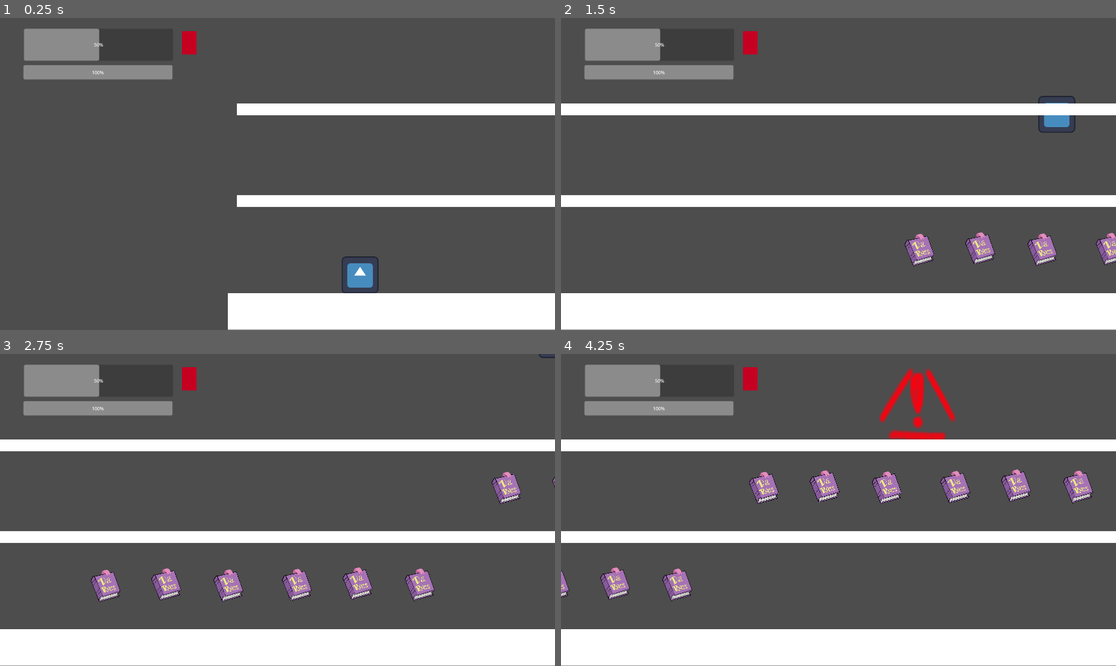
Above: before the commit, frames 1-4 (two rows, left to right).
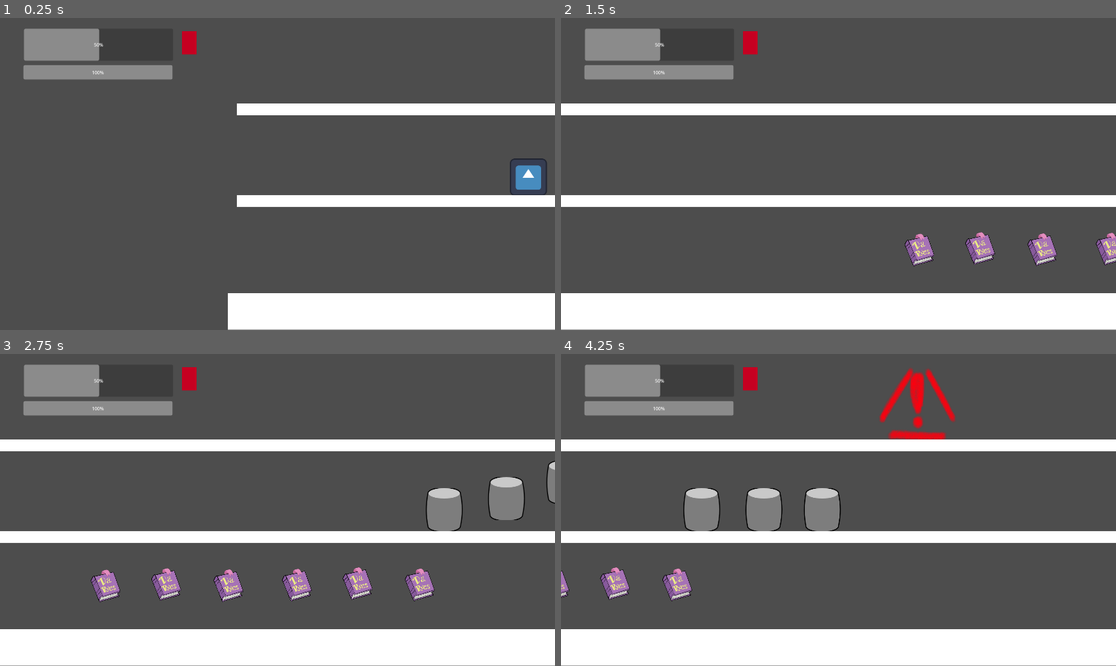
Above: after the commit, the same moments.

Repository: Jam-n-Bees/HITL-Prototype---Blue-Donut
Game: Godot game, scene res://Remake/remake_test.tscn
Same seed, same stepped clock (60 frames per second), same inputs: the game is played once before the commit and once after it. The engine's default icon, where the game draws it, is replaced by a stand-in: a white triangle on a blue panel in a dark square. Sound files missing from this copy of the repository are replaced by a short silence.
Inputs:
- Up to frame 1 (0.25 s): no input
- Up to frame 2 (1.5 s): hold Space (Space) 0.53-1.28 s; hold D (Right) from 0.53 s (still down); tap W (Up) at 0.77 s; tap Space (Space) at 1.35 s
- Up to frame 3 (2.75 s): tap W (Up) at 1.52 s; release D (Right) at 2.03 s; hold A (Left) from 2.03 s (still down); hold Space (Space) from 2.03 s (still down)
- Up to frame 4 (4.25 s): release A (Left) at 2.78 s; release Space (Space) at 2.78 s; hold D (Right) from 2.78 s (still down); tap Space (Space) at 2.85 s; tap W (Up) at 3.02, 3.77 s; hold Space (Space) from 3.53 s (still down)

The runs differ from the first frame. In frame 1, 0.9% of the frame differs, in the area x 61-99%, y 44-89%; in frame 2, 0.3%; in frame 3, 1.9%; in frame 4, 4.4%, in the area x 22-96%, y 36-57%.

Commit message:
Barrel Impact Mechanics
Barrels now work with the player's dash attack.
Additionally, upon slamming into a barrel, the player has their current speed set to the minimum, a minor knockback effect that stacks if hitting multiple barrels in quick succession, and a new "acceleration multiplier" to slow down how fast the player can recover from hitting breakables.

Diff:
--- a/Remake/component_lib_scripts/syncronised_shuffle.gd
+++ b/Remake/component_lib_scripts/syncronised_shuffle.gd
@@ -25,7 +25,7 @@
 	get_parent().velocity.x = level_data_r.base_velocity + player_modifier
 
 	if !moving && player_modifier != 0 && !dashing:
-		player_modifier = move_toward(player_modifier, 0, 40)
+		player_modifier = move_toward(player_modifier, 0, 40 * get_parent().acceleration_multiplier)
 
 	if player_modifier > max_speed_modifier:
 		player_modifier = max_speed_modifier
--- a/Remake/important_nodes/player_character.tscn
+++ b/Remake/important_nodes/player_character.tscn
@@ -60,9 +60,9 @@
 visible = false
 shape = SubResource("CapsuleShape2D_f3oub")
 
-[node name="SlideTackle" type="Area2D" parent="." unique_id=546619194]
+[node name="SlideTackle" type="Area2D" parent="." unique_id=546619194 groups=["PlayerAttackBox"]]
 
-[node name="CollisionShape2D" type="CollisionShape2D" parent="SlideTackle" unique_id=139038695]
+[node name="CollisionShape2D" type="CollisionShape2D" parent="SlideTackle" unique_id=139038695 groups=["BreakableHitBox", "PlayerAttackBox"]]
 position = Vector2(76.75, -5.25)
 shape = SubResource("RectangleShape2D_f3oub")
 
--- a/Remake/player/player_character.gd
+++ b/Remake/player/player_character.gd
@@ -15,6 +15,7 @@
 var on_floor : bool = false
 var lockout : bool = false
 var dashing : bool = false
+var acceleration_multiplier : float = 1
 
 func _ready() -> void:
 	unsquish()
@@ -30,6 +31,11 @@
 
 
 func _physics_process(delta: float) -> void:
+	print("Acceleration : ",acceleration_multiplier, " Velocity.x : ", velocity.x)
+	if acceleration_multiplier != 1:
+		acceleration_multiplier = move_toward(acceleration_multiplier, 1, 1 * delta)
+
+
 	velocity.y += gravity
 	move_and_slide()
 	if is_on_floor():
@@ -43,10 +49,10 @@
 		velocity.y = -2200
 
 func move_left():
-	syncronised_shuffle.player_modifier -= 40
+	syncronised_shuffle.player_modifier -= (40 * acceleration_multiplier)
 
 func move_right():
-	syncronised_shuffle.player_modifier += 40
+	syncronised_shuffle.player_modifier += (40 * acceleration_multiplier)
 
 func am_moving():
 	syncronised_shuffle.moving = true
@@ -61,6 +67,11 @@
 		incoming_damage.emit(test_dmg)
 		velocity.y = -1400
 		velocity.x = 200
+
+	if area.is_in_group("BreakableHitBox"):
+		velocity.x -= 1000
+		syncronised_shuffle.player_modifier -= 300
+		acceleration_multiplier = 0
 
 
 func unsquish():
--- a/Remake/remake_test.tscn
+++ b/Remake/remake_test.tscn
@@ -10,6 +10,7 @@
 [ext_resource type="Script" uid="uid://cwfdf1tjrf6oc" path="res://Remake/masters/UIMaster/ui_master.gd" id="7_fvlwg"]
 [ext_resource type="PackedScene" uid="uid://dgg5rl4w5di8w" path="res://Remake/important_nodes/right_warning_signal_template/right_warning_signal.tscn" id="9_1741o"]
 [ext_resource type="Resource" uid="uid://dokjhfvlpex2e" path="res://Remake/resource_storage/resources/player_character_data.tres" id="9_babdn"]
+[ext_resource type="PackedScene" uid="uid://bxjovbotmr6ip" path="res://barrel.tscn" id="11_et0cn"]
 
 [sub_resource type="PhysicsMaterial" id="PhysicsMaterial_32fxy"]
 friction = 0.0
@@ -30,7 +31,7 @@
 pc_data = ExtResource("9_babdn")
 
 [node name="PlayerCharacter" parent="MasterMaster" unique_id=1164801238 instance=ExtResource("1_uwy1r")]
-position = Vector2(286, 794)
+position = Vector2(868, 483)
 
 [node name="CameraMantle" type="CharacterBody2D" parent="MasterMaster" unique_id=1053484338]
 position = Vector2(0, 518)
@@ -61,24 +62,6 @@
 
 [node name="PageTemplate6" parent="MasterMaster/CollectibleMaster" unique_id=99280941 instance=ExtResource("5_k8o7c")]
 position = Vector2(2417, 777)
-
-[node name="PageTemplate7" parent="MasterMaster/CollectibleMaster" unique_id=1687588069 instance=ExtResource("5_k8o7c")]
-position = Vector2(2717, 442)
-
-[node name="PageTemplate8" parent="MasterMaster/CollectibleMaster" unique_id=1113710096 instance=ExtResource("5_k8o7c")]
-position = Vector2(2927, 437)
-
-[node name="PageTemplate9" parent="MasterMaster/CollectibleMaster" unique_id=1616365420 instance=ExtResource("5_k8o7c")]
-position = Vector2(3142, 441)
-
-[node name="PageTemplate10" parent="MasterMaster/CollectibleMaster" unique_id=962733658 instance=ExtResource("5_k8o7c")]
-position = Vector2(3379, 439)
-
-[node name="PageTemplate11" parent="MasterMaster/CollectibleMaster" unique_id=1345809006 instance=ExtResource("5_k8o7c")]
-position = Vector2(3589, 434)
-
-[node name="PageTemplate12" parent="MasterMaster/CollectibleMaster" unique_id=998202155 instance=ExtResource("5_k8o7c")]
-position = Vector2(3804, 438)
 
 [node name="UIMaster" type="CanvasLayer" parent="MasterMaster" unique_id=2068496854 node_paths=PackedStringArray("page_bar", "colour_grade", "hp_bar")]
 script = ExtResource("7_fvlwg")
@@ -119,6 +102,17 @@
 
 [node name="RightWarningSignal2" parent="MasterMaster/RightSpawnerMaster" unique_id=1868817704 instance=ExtResource("9_1741o")]
 position = Vector2(3864, 152)
+
+[node name="BreakableMaster" type="Node2D" parent="MasterMaster" unique_id=796941976]
+
+[node name="Barrel" parent="MasterMaster/BreakableMaster" unique_id=2138054321 instance=ExtResource("11_et0cn")]
+position = Vector2(2502, 435)
+
+[node name="Barrel2" parent="MasterMaster/BreakableMaster" unique_id=553127033 instance=ExtResource("11_et0cn")]
+position = Vector2(2717, 426)
+
+[node name="Barrel3" parent="MasterMaster/BreakableMaster" unique_id=1201365324 instance=ExtResource("11_et0cn")]
+position = Vector2(2919, 422)
 
 [node name="== Platforms ==" type="Node2D" parent="." unique_id=1749355582]
 
